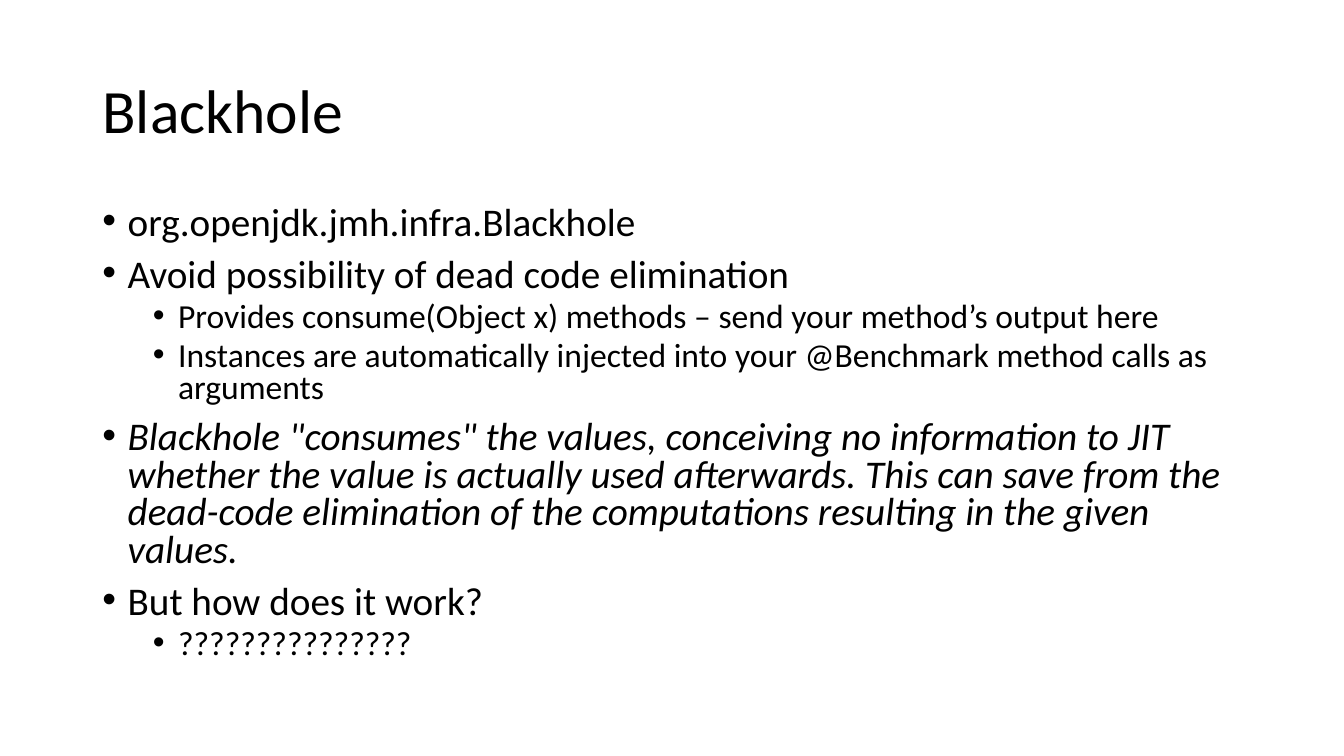
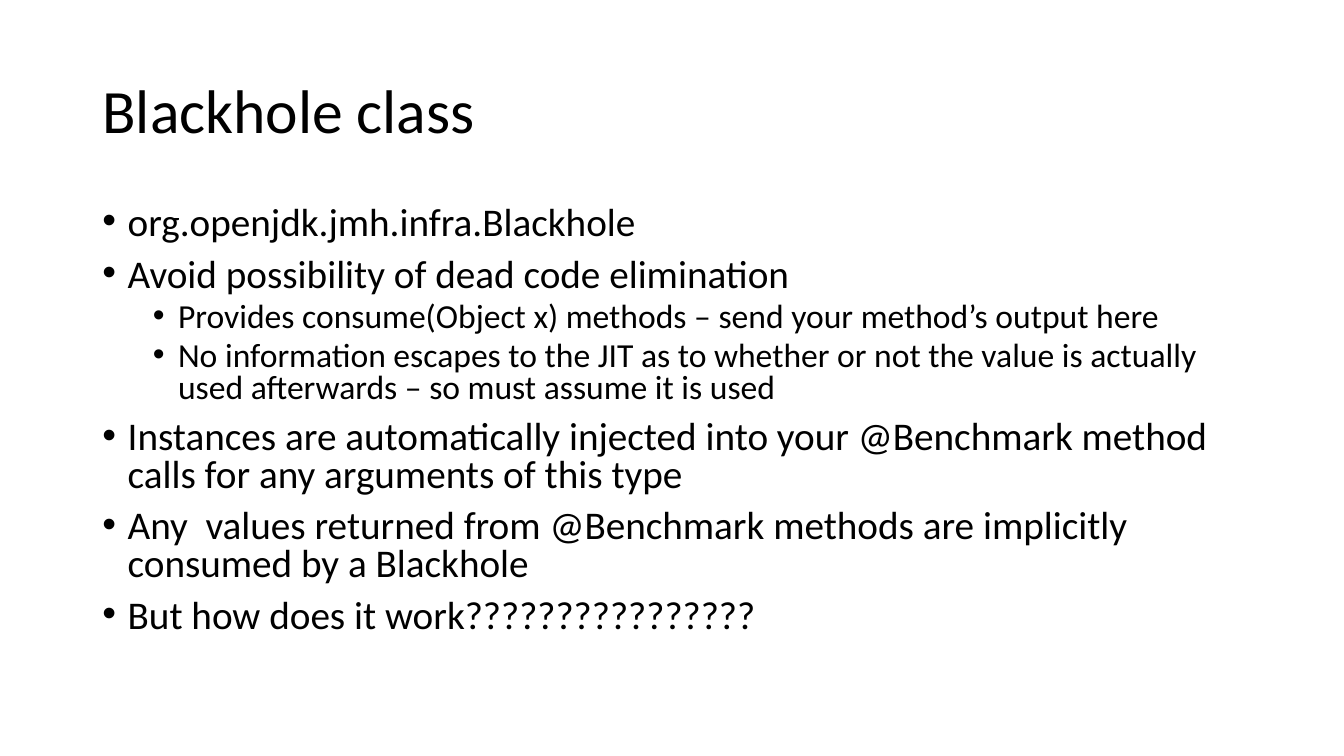
Before and after one commit to tresat/JMH-Presentation, a slide deck: slide 30 of doc/slides.pptx (slide 32 before the commit). Drawn at 1344x756 pixels with LibreOffice and Linux fonts; fonts in the diff are those of the drawing. Boxes give left, top, right and bottom in pixels: in the first picture for what was removed or moved away, otherwise in the second. Text is boxed around its words. In the diff, an @@ line names an element or a change of style, - is before the commit and + after.

```diff
--- a/doc/slides.pptx
+++ b/doc/slides.pptx
@@ title at [102, 90, 475, 134]: text changed @@
-Blackhole
+Blackhole class
@@ text at [128, 343, 1207, 630]: text changed; italic off @@
-  • Instances are automatically injected into your @Benchmark method calls as arguments
-• Blackhole "consumes" the values, conceiving no information to JIT whether the value is actually used afterwards. This can save from the dead-code elimination of the computations resulting in the given values.
-• But how does it work?
-  • ???????????????
+  • No information escapes to the JIT as to whether or not the value is actually used afterwards – so must assume it is used
+• Instances are automatically injected into your @Benchmark method calls for any arguments of this type
+• Any values returned from @Benchmark methods are implicitly consumed by a Blackhole
+• But how does it work????????????????
```
Also in this commit, not shown: 10 other slides changed, 7 slides added, 8 slides removed, 13 other files.
